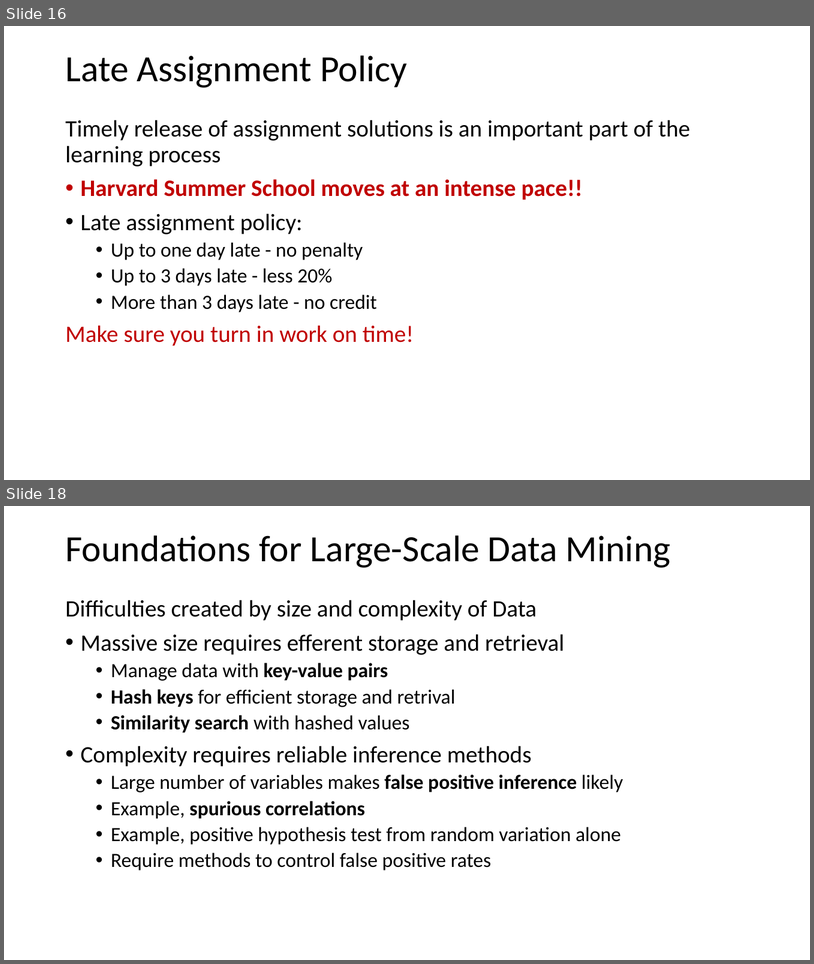
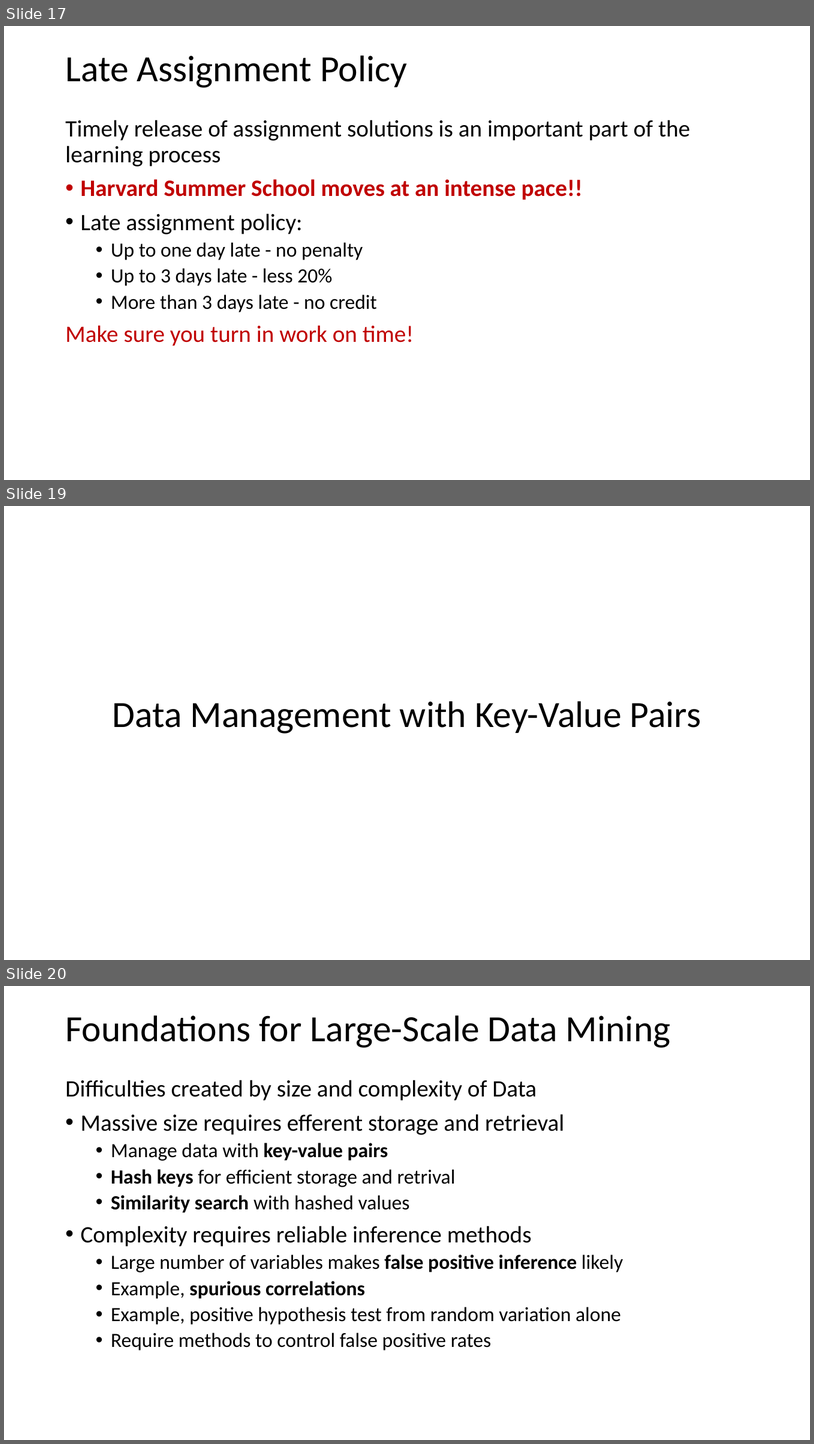
Before and after one commit to StephenElston/CSCI-E-108, a slide deck: slides/1_Introduction.pptx. Shown one above the other, each under a label of ours: slides 16 and 18 before the commit, slides 17, 19 and 20 after it; the slides between them are not shown. The pictures are 814x964 and 814x1444 pixels, drawn with LibreOffice and Linux fonts; fonts in the diff are those of the drawing. Boxes give left, top, right and bottom in pixels: in the first picture for what was removed or moved away, otherwise in the second. Text is boxed around its words. In the diff, an @@ line names an element or a change of style, - is before the commit and + after.

```diff
--- a/slides/1_Introduction.pptx
+++ b/slides/1_Introduction.pptx
@@ slide 19 added at (x1=4, y1=506, x2=810, y2=960), background #FFFFFF @@
@@ title added at (x1=113, y1=701, x2=702, y2=733), 44 pt, text #000000 @@
+Data Management with Key-Value Pairs
@@ what was slide 16 is now slide 17 @@
@@ what was slide 18 is now slide 20 @@
```
Also in this commit, not shown: 5 other slides added.
